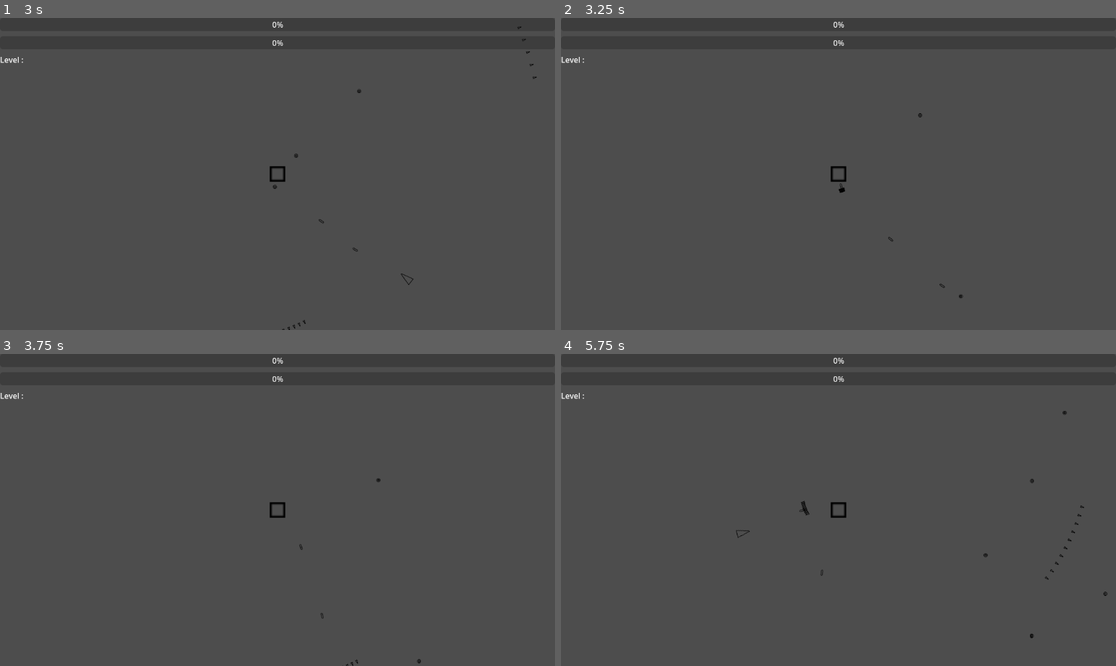
Above: before the commit, frames 1-4 (two rows, left to right).
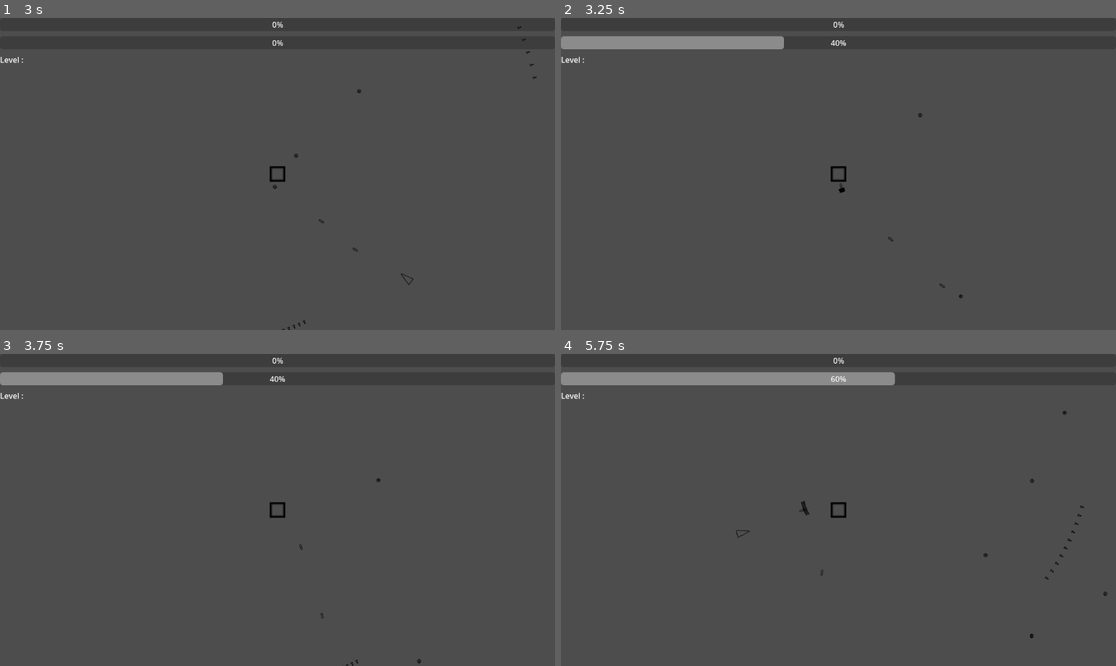
Above: after the commit, the same moments.

Repository: ROKAMETISM/Composition-Based-Practice-1
Game: Godot game, scene res://Scenes/main_game.tscn
Two runs of this game, one before a commit and one after it. Both use one fixed random seed, a clock stepped at 60 frames per second and the inputs below.
Inputs:
- Up to frame 1 (3 s): tap Enter at 0.5 s; hold D (move_right) 0.53-1.28 s; hold S (move_down) 1.28-2.03 s; hold D (move_right) 2.03-2.78 s; hold W (move_up) from 2.78 s (still down)
- Up to frame 2 (3.25 s): keep holding W (move_up)
- Up to frame 3 (3.75 s): tap Space at 3.5 s; release W (move_up) at 3.53 s; hold A (move_left) from 3.53 s (still down)
- Up to frame 4 (5.75 s): release A (move_left) at 5.03 s; hold S (move_down) from 5.03 s (still down)

Frame 1 is identical in both runs. In frame 2, 1.7% of the frame differs, in the area x 0-52%, y 5-11%; in frame 3, 1.7%; in frame 4, 2.5%, in the area x 0-61%, y 5-11%.
Error before the commit: Invalid access to property or key 'update_hp' on a base object of type 'Control'. (res://Scripts/main_game.gd:7)

Commit message:
Connect Signals to HUD

Diff:
--- a/Scenes/hud.tscn
+++ b/Scenes/hud.tscn
@@ -1,4 +1,6 @@
-[gd_scene format=3 uid="uid://ebsl77nbjexh"]
+[gd_scene load_steps=2 format=3 uid="uid://ebsl77nbjexh"]
+
+[ext_resource type="Script" uid="uid://bqvdviukqfjac" path="res://Scripts/hud.gd" id="1_e0onf"]
 
 [node name="HUD" type="Control"]
 layout_mode = 3
@@ -7,6 +9,7 @@
 anchor_bottom = 1.0
 grow_horizontal = 2
 grow_vertical = 2
+script = ExtResource("1_e0onf")
 
 [node name="HPBar" type="ProgressBar" parent="."]
 layout_mode = 1
--- /dev/null
+++ b/Scripts/hud.gd
@@ -0,0 +1,12 @@
+extends Control
+
+func update_hp(new_hp, hp_max) -> void:
+	$HPBar.value = new_hp
+	$HPBar.max_value = hp_max
+
+func update_xp(new_xp, xp_max) -> void:
+	$XPBar.value = new_xp
+	$XPBar.max_value = xp_max
+
+func update_level(new_level) -> void:
+	$LevelLabel.text = "Level : " + str(new_level)
--- a/Scripts/main_game.gd
+++ b/Scripts/main_game.gd
@@ -6,3 +6,4 @@
 func _ready():
 	player.player_hp_changed.connect(hud.update_hp)
 	player.player_xp_changed.connect(hud.update_xp)
+	player.player_level_changed.connect(hud.update_level)
Not shown, added: Scripts/hud.gd.uid
